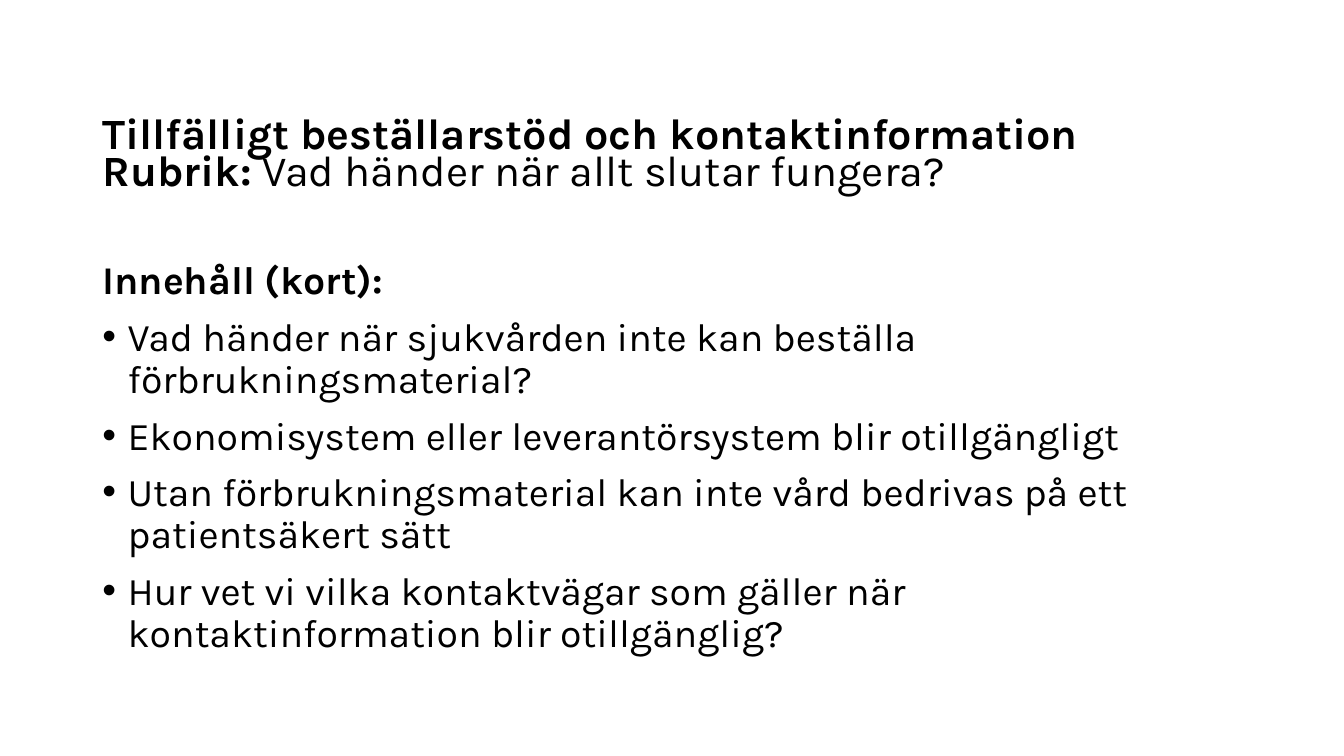
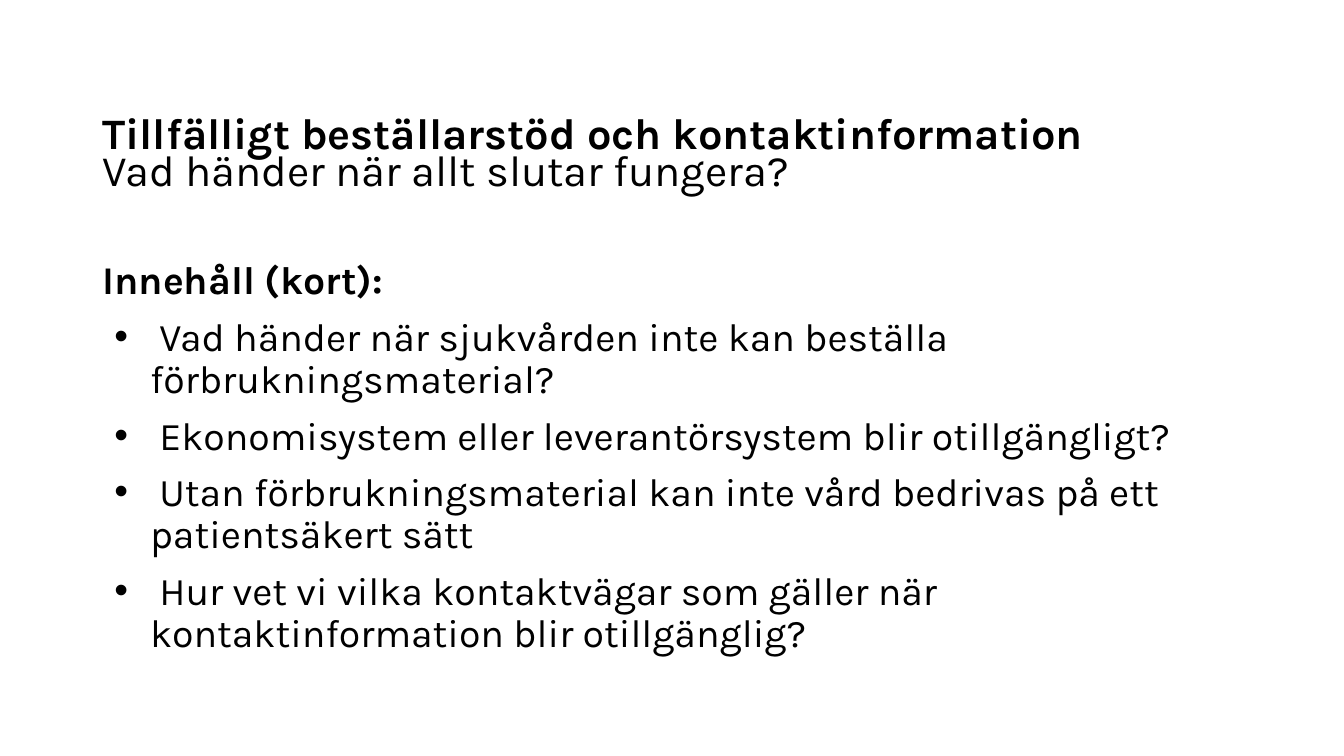
Before and after one commit to arizon-dread/region-orebro-lan, a slide deck: slide 3 of doc/Presentation KLIRR Hack Region Örebro län.odp. Drawn at 1344x756 pixels with LibreOffice and Linux fonts; fonts in the diff are those of the drawing. Boxes give left, top, right and bottom in pixels: in the first picture for what was removed or moved away, otherwise in the second. Text is boxed around its words. In the diff, an @@ line names an element or a change of style, - is before the commit and + after.

```diff
--- a/doc/Presentation KLIRR Hack Region Örebro län.odp
+++ b/doc/Presentation KLIRR Hack Region Örebro län.odp
@@ title at (102, 118, 1084, 197): text changed; size 30.8 to 31 pt @@
-Tillfälligt beställarstöd och kontaktinformation
-Rubrik: Vad händer när allt slutar fungera?
+Tillfälligt beställarstöd och kontaktinformation
+Vad händer när allt slutar fungera?
@@ text at (150, 322, 1159, 657): indent changed @@
@@ text at (159, 423, 1170, 460): text changed @@
-• Ekonomisystem eller leverantörsystem blir otillgängligt
+• Ekonomisystem eller leverantörsystem blir otillgängligt?
```
Also in this commit, not shown: 4 other slides changed, 2 slides added, 2 slides removed, 2 other files.
